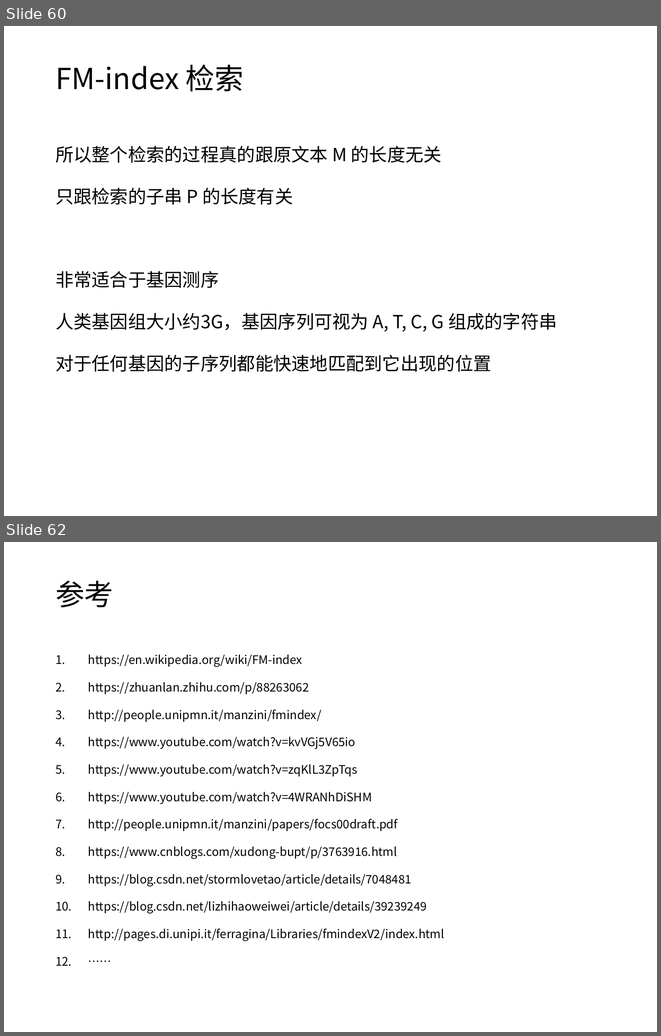
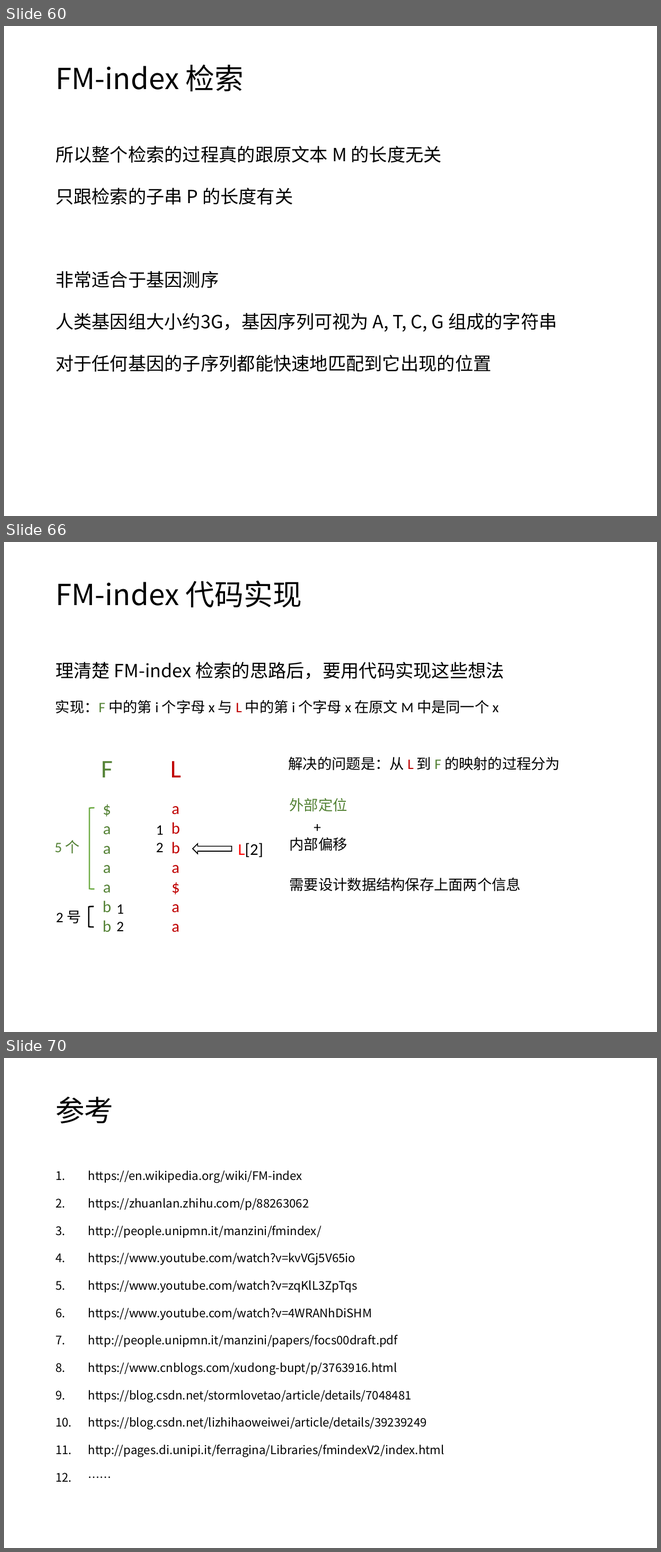
Before and after one commit to jindada1/FM-index, a slide deck: 信息检索.pptx. Shown one above the other, each under a label of ours: slides 60 and 62 before the commit, slides 60, 66 and 70 after it; the slides between them are not shown. The pictures are 661x1036 and 661x1552 pixels, drawn with LibreOffice and Linux fonts; fonts in the diff are those of the drawing. Boxes give left, top, right and bottom in pixels: in the first picture for what was removed or moved away, otherwise in the second. Text is boxed around its words. In the diff, an @@ line names an element or a change of style, - is before the commit and + after.

```diff
--- a/信息检索.pptx
+++ b/信息检索.pptx
@@ slide 66 added at (x1=4, y1=542, x2=657, y2=1032), background #FFFFFF @@
@@ title added at (x1=55, y1=580, x2=302, y2=608), 32 pt, text #000000 @@
+FM-index 代码实现
@@ text added at (x1=55, y1=662, x2=504, y2=679), 20 pt, text #000000 @@
+理清楚 FM-index 检索的思路后，要用代码实现这些想法
@@ text added at (x1=55, y1=700, x2=499, y2=714), 16 pt, text #000000 @@
+实现：F 中的第 i 个字母 x 与 L 中的第 i 个字母 x 在原文 M 中是同一个 x
@@ text added at (x1=101, y1=761, x2=113, y2=932), 18 pt, text #548235 @@
+F
+$
+a
+a
+a
+a
+b
+b
@@ text added at (x1=170, y1=761, x2=181, y2=932), 18 pt, text #C00000 @@
+L
+a
+b
+b
+a
+$
+a
+a
@@ text added at (x1=289, y1=757, x2=560, y2=770), 16 pt, text #000000 @@
+解决的问题是：从 L 到 F 的映射的过程分为
@@ left bracket added at (x1=89, y1=808, x2=95, y2=889), outline #70AD47 1.5 pt @@
@@ text added at (x1=290, y1=798, x2=347, y2=811), 16 pt, text #548235 @@
+外部定位
@@ text added at (x1=156, y1=825, x2=164, y2=852), 16 pt, text #000000 @@
+1
+2
@@ text added at (x1=55, y1=840, x2=80, y2=853), 16 pt, text #548235 @@
+5 个
@@ left arrow added at (x1=193, y1=844, x2=232, y2=854), fill #FFFFFF, outline #000000 1 pt @@
@@ text added at (x1=238, y1=843, x2=263, y2=857), 18 pt, text #000000 @@
+L[2]
@@ text added at (x1=290, y1=837, x2=347, y2=851), 16 pt, text #000000 @@
++
+内部偏移
@@ text added at (x1=290, y1=877, x2=521, y2=891), 16 pt, text #000000 @@
+需要设计数据结构保存上面两个信息
@@ left bracket added at (x1=89, y1=906, x2=94, y2=927), outline #000000 1.5 pt @@
@@ text added at (x1=116, y1=904, x2=124, y2=931), 16 pt, text #000000 @@
+1
+2
@@ text added at (x1=56, y1=910, x2=81, y2=923), 16 pt, text #000000 @@
+2 号
@@ what was slide 62 is now slide 70 @@
```
Also in this commit, not shown: 1 slide changed, 7 other slides added.
